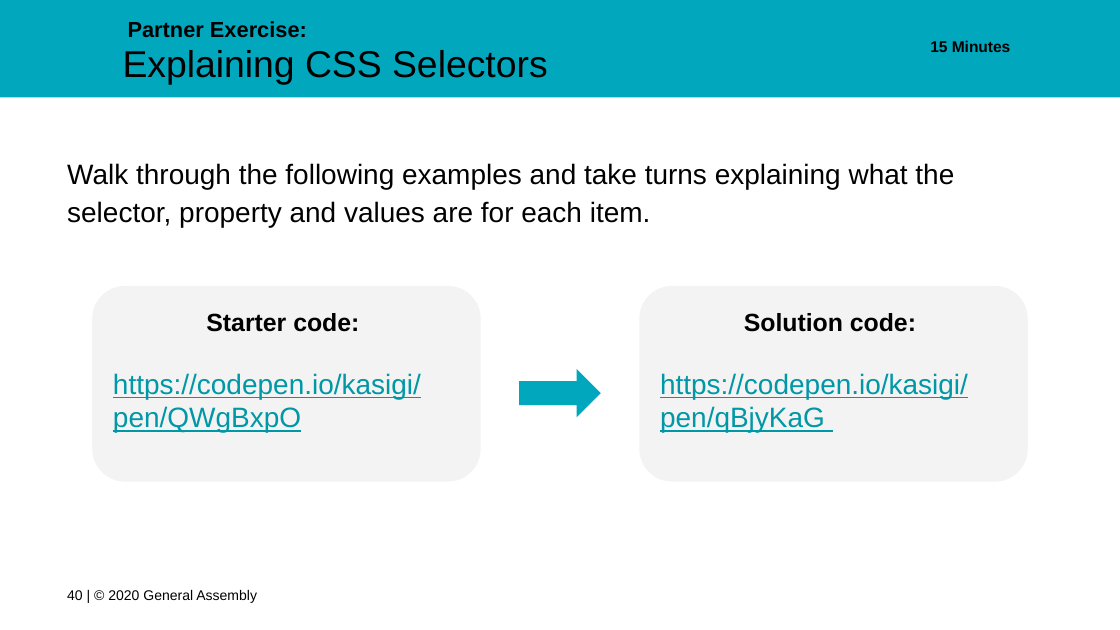
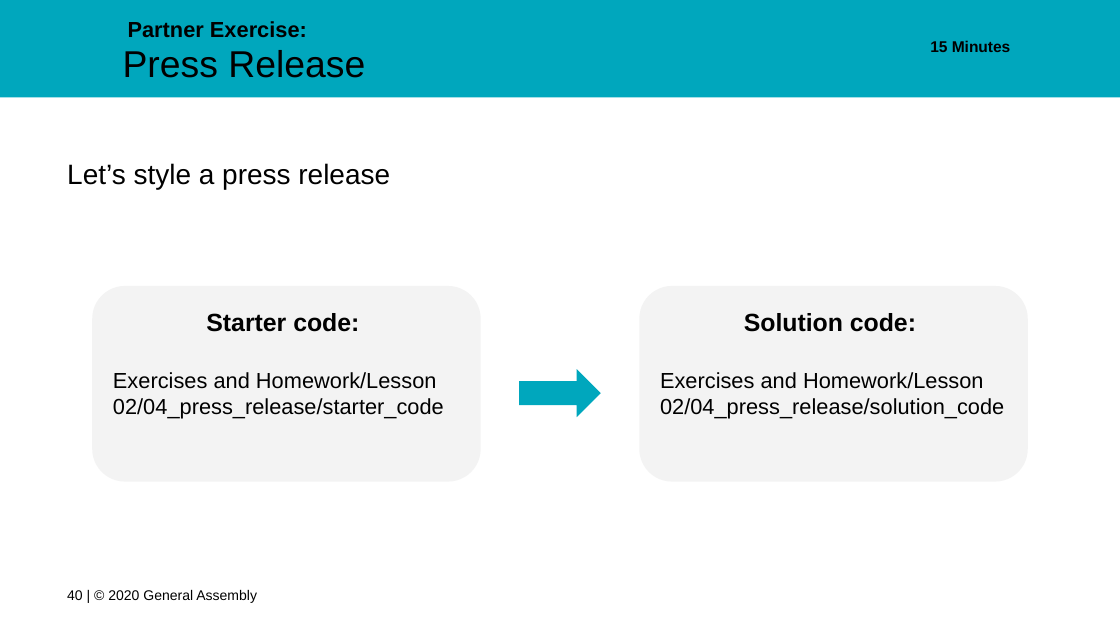
Before and after one commit to FEWD2022/Curriculum011822, a slide deck: slide 40 of Lesson Decks/02 CSS Basics - FEWD 3.2.pptx. Drawn at 1120x630 pixels with LibreOffice and Linux fonts; fonts in the diff are those of the drawing; background and template pictures are left out. Boxes give left, top, right and bottom in pixels: in the first picture for what was removed or moved away, otherwise in the second. Text is boxed around its words. In the diff, an @@ line names an element or a change of style, - is before the commit and + after.

Commit message:
Updated Lesson 02

```diff
--- a/Lesson Decks/02 CSS Basics - FEWD 3.2.pptx
+++ b/Lesson Decks/02 CSS Basics - FEWD 3.2.pptx
@@ title at <box>123,50,365,78</box>: text changed @@
-Explaining CSS Selectors
+Press Release
@@ text at <box>67,163,390,189</box>: text changed @@
-Walk through the following examples and take turns explaining what the selector, property and values are for each item.
+Let’s style a press release
@@ text in rounded rectangle at <box>113,372,444,419</box>: text changed; size 18 to 14 pt; text colour #0097A7 to #000000 @@
-https://codepen.io/kasigi/pen/QWgBxpO
+Exercises and Homework/Lesson 02/04_press_release/starter_code
@@ text in rounded rectangle at <box>660,372,1004,419</box>: text changed; size 18 to 14 pt; text colour #0097A7 to #000000 @@
-https://codepen.io/kasigi/pen/qBjyKaG
+Exercises and Homework/Lesson 02/04_press_release/solution_code
```
Also in this commit, not shown: 3 other slides changed, 8 other files.
